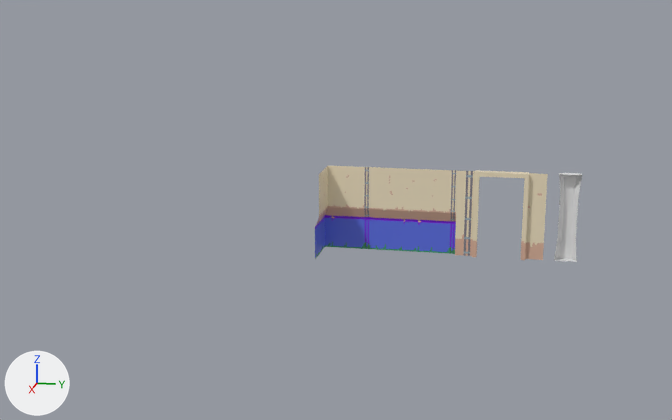
The Blender file 3D Pixel art/Wall Set/Wall set.blend, before and after one commit.
One viewpoint serves both versions: a 50 mm lens placed at (41.8, 4.7, 12.3), pointed at (-1.0, -3.8, 1.6). Lighting does not change. The marker at lower left points along +X, +Y and +Z.

Names of what the first picture shows: 'Cube', 'Esquina01', 'Marco01', 'Pared01'.
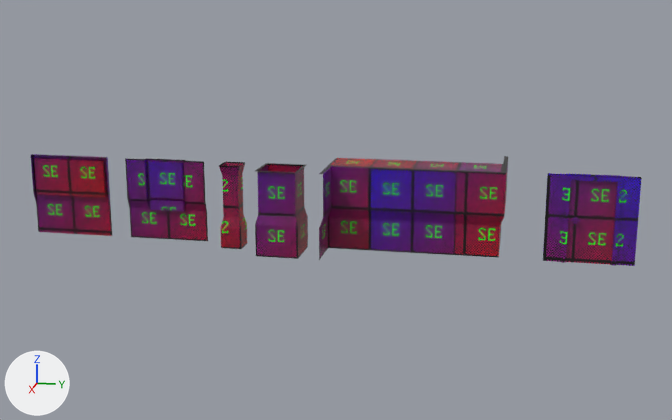
Commit message: wall set

The change, as a diff of the scene's bpy script:
```diff
--- a/3D Pixel art/Wall Set/Wall set.blend.py
+++ b/3D Pixel art/Wall Set/Wall set.blend.py
@@ mat_material @@
 mat_material = principled_material('Material')
-mat_material.texture = img_wall1_albedo_png
+mat_material.texture = img_128x128_checker_png
 mat_material.roughness = 0.4
@@ me_plane_002 @@
 # used by ob_esquina01; location = (-0.2, -2.0, 0.0); rotation_euler = (0.0, 1.571, 0.0), in degrees (0, 90, 0)
-me_plane_002.from_pydata(...)  # 12 vertices, 6 faces; spans x -4.0..0.0, y -2.2..0.0, z 0.0..2.2
+me_plane_002.from_pydata(...)  # 15 vertices, 8 faces; spans x -4.0..0.0, y -2.0..0.0, z 0.01..2.01
+# me_plane_002 part 1
+# 10 vertices are removed from x -4.0..0.0, y -2.2..0.0, z 0.0..2.2
+# 6 faces are deleted
+# 13 vertices are added at x -4.0..0.0, y -2.0..0.0, z 0.01..2.01
+# 8 new faces join them
 me_plane_002.materials.append(mat_material)
@@ ob_pared01 @@
-ob_pared01 = bpy.data.objects.new('Pared01', me_plane)
@@ ob_esquina01 @@
 ob_esquina01 = bpy.data.objects.new('Esquina01', me_plane_002)
-ob_esquina01.location = (-0.2, -2.0, 0.0)
+ob_esquina01.location = (-0.01, -2.0, 0.0)
 ob_esquina01.rotation_euler = (0.0, 1.571, 0.0)  # degrees (0, 90, 0)
@@ ob_marco01 @@
-ob_marco01 = bpy.data.objects.new('Marco01', me_plane_003)
@@ ob_cube @@
-ob_cube = bpy.data.objects.new('Cube', me_cube)
@@ ob_roof_d @@
+ob_roof_d = bpy.data.objects.new('Roof-D', me_plane_027)  # 4 vertices, 1 face; spans x -1.0..1.0, y -0.99..1.01, z -0.01; in mat_material (picture img_128x128_checker_png)
+ob_roof_d.location = (-1.0, 3.01, 3.99)
+ob_roof_d.rotation_euler = (3.142, 0.0, 0.0)  # degrees (180, 0, 0)
@@ ob_roof_c @@
+ob_roof_c = bpy.data.objects.new('Roof-C', me_plane_026)  # 4 vertices, 1 face; spans x -1.0..1.0, y -0.99..1.01, z -0.01; in mat_material (picture img_128x128_checker_png)
+ob_roof_c.location = (-1.0, 1.01, 3.99)
+ob_roof_c.rotation_euler = (3.142, 0.0, 0.0)  # degrees (180, 0, 0)
@@ ob_roof_b @@
+ob_roof_b = bpy.data.objects.new('Roof-B', me_plane_025)  # 4 vertices, 1 face; spans x -1.0..1.0, y -0.99..1.01, z -0.01; in mat_material (picture img_128x128_checker_png)
+ob_roof_b.location = (-1.0, -0.99, 3.99)
+ob_roof_b.rotation_euler = (3.142, 0.0, 0.0)  # degrees (180, 0, 0)
@@ ob_roof_a @@
+ob_roof_a = bpy.data.objects.new('Roof-A', me_plane_024)  # 4 vertices, 1 face; spans x -1.0..1.0, y -0.99..1.01, z -0.01; in mat_material (picture img_128x128_checker_png)
+ob_roof_a.location = (-1.0, -2.99, 3.99)
+ob_roof_a.rotation_euler = (3.142, 0.0, 0.0)  # degrees (180, 0, 0)
@@ ob_window_b @@
+ob_window_b = bpy.data.objects.new('Window-B', me_plane_011)  # 32 vertices, 25 faces; spans x -4.0..0.0, y -4.0..0.0, z 0.01..0.2; in mat_material (picture img_128x128_checker_png)
+ob_window_b.location = (-0.01, -15.0, 0.0)
+ob_window_b.rotation_euler = (0.0, 1.571, 0.0)  # degrees (0, 90, 0)
@@ ob_window_a @@
+ob_window_a = bpy.data.objects.new('Window-A', me_plane_005)  # 52 vertices, 41 faces; spans x -4.0..0.0, y -4.0..0.0, z 0.01..0.2; in mat_material (picture img_128x128_checker_png)
+ob_window_a.location = (-0.01, -10.0, 0.0)
+ob_window_a.rotation_euler = (0.0, 1.571, 0.0)  # degrees (0, 90, 0)
@@ ob_wall_a_short @@
+ob_wall_a_short = bpy.data.objects.new('Wall-A-Short', me_plane_015)  # 10 vertices, 4 faces; spans x -4.0..0.0, y -2.01..-0.01, z 0.0..0.19; in mat_material (picture img_128x128_checker_png)
+ob_wall_a_short.location = (-4.01, 4.0, 0.0)
+ob_wall_a_short.rotation_euler = (-1.571, 1.571, 0.0)  # degrees (-90, 90, 0)
@@ ob_collumn_small @@
+ob_collumn_small = bpy.data.objects.new('Collumn-Small', me_plane_012)  # 20 vertices, 16 faces; spans x -4.0..0.0, y -1.0..0.0, z 0.01..1.01; in mat_material (picture img_128x128_checker_png)
+ob_collumn_small.location = (-0.01, -8.0, 0.0)
+ob_collumn_small.rotation_euler = (0.0, 1.571, 0.0)  # degrees (0, 90, 0)
@@ ob_collumn_big @@
+ob_collumn_big = bpy.data.objects.new('Collumn-Big', me_plane_010)  # 20 vertices, 16 faces; spans x -4.0..0.0, y -2.0..0.0, z 0.01..2.01; in mat_material (picture img_128x128_checker_png)
+ob_collumn_big.location = (-0.01, -5.0, 0.0)
+ob_collumn_big.rotation_euler = (0.0, 1.571, 0.0)  # degrees (0, 90, 0)
@@ ob_corner_in @@
+ob_corner_in = bpy.data.objects.new('Corner-In', me_plane_004)  # 15 vertices, 8 faces; spans x -4.0..0.0, y -4.19..-2.0, z 0.0..2.19; in mat_material (picture img_128x128_checker_png)
+ob_corner_in.location = (2.19, 4.19, 0.0)
+ob_corner_in.rotation_euler = (1.571, 1.571, 0.0)  # degrees (90, 90, 0)
@@ ob_doorframe @@
+ob_doorframe = bpy.data.objects.new('DoorFrame', me_plane_001)  # 48 vertices, 29 faces; spans x 0.26..4.26, y -3.26..0.74, z -0.25..0.25; in mat_material (picture img_128x128_checker_png)
+ob_doorframe.location = (0.0, 9.26, -0.26)
+ob_doorframe.rotation_euler = (0.0, -1.571, 0.0)  # degrees (0, -90, 0)
@@ ob_door @@
+ob_door = bpy.data.objects.new('Door', me_cube_002)  # 36 vertices, 26 faces; spans x 0.0..200.0, y 0.0..381.0, z -313.0..312.0; in mat_material_002 (picture img_128x128_checker_png)
+ob_door.location = (0.0, 9.0, 0.0)
+ob_door.rotation_euler = (1.571, 0.0, -1.571)  # degrees (90, 0, -90)
+ob_door.scale = (0.01, 0.01, 0.001)
@@ ob_wall_a_long @@
+ob_wall_a_long = bpy.data.objects.new('Wall-A-Long', me_plane_1)  # 10 vertices, 4 faces; spans x -4.0..0.0, y -4.0..0.0, z 0.01..0.2; in mat_material (picture img_128x128_checker_png)
+ob_wall_a_long.location = (-0.01, 2.0, 0.0)
+ob_wall_a_long.rotation_euler = (0.0, 1.571, 0.0)  # degrees (0, 90, 0)
```

Location of each change, [x1, y1, x2, y2] in pixels of the pictures (672 x 420 px):
'Wall-A-Long', added (purple)
    after: [369, 167, 457, 255]
'Pared01', deleted
    before: [370, 167, 457, 254]
'Window-A', added
    after: [125, 158, 208, 241]
'Window-B', added
    after: [31, 154, 112, 236]
'Collumn-Big', added (purple)
    after: [255, 163, 308, 259]
'DoorFrame', added (purple)
    after: [543, 173, 642, 266]
'Esquina01', surface changed, reshaped, moved (9% narrower)
    before: [315, 166, 371, 259]
    after: [319, 166, 370, 260]
'Marco01', deleted (beige)
    before: [455, 170, 548, 260]
'Corner-In', added
    after: [455, 164, 507, 257]
'Door', added (red)
    after: [566, 180, 617, 265]
'Collumn-Small', added
    after: [219, 162, 247, 249]
'Cube', deleted
    before: [554, 173, 582, 262]
'Roof-D', added
    after: [458, 162, 503, 172]
'Roof-C', added
    after: [414, 161, 460, 170]
'Roof-B', added
    after: [371, 159, 418, 169]
'Roof-A', added
    after: [328, 158, 377, 167]
'Wall-A-Short', added
    after: [500, 156, 508, 238]
